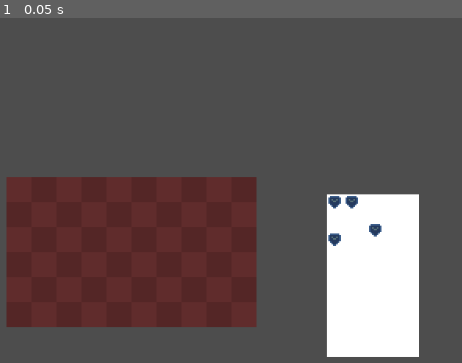
Above: before the commit, frame 1.
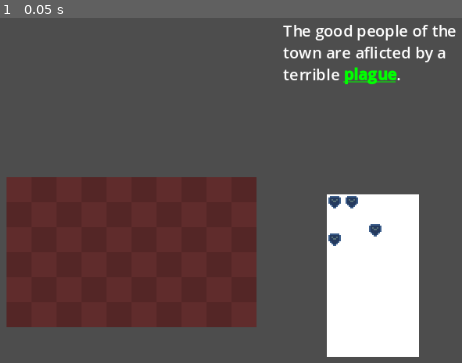
Above: after the commit, the same moment.

Repository: ObliteratedEntertainment/LudumDare54
Game: Godot game, scene res://main.tscn
The game is run twice, just before and just after one commit, with the same random seed, the same clock (stepped at 60 frames per second) and the same inputs.
Inputs:
- Up to frame 1 (0.05 s): no input

The runs differ from the first frame. In frame 1, 1.8% of the frame differs, in the area x 61-99%, y 2-20%.

Commit message:
3 add quest foundation (#4)
* Base quest definitions and simple example

* Add initial quest dialog screen

* Godot things

Diff:
--- /dev/null
+++ b/items/base/holy.tscn
@@ -0,0 +1,8 @@
+[gd_scene load_steps=2 format=3 uid="uid://da0itpwo2s5ah"]
+
+[ext_resource type="Script" path="res://items/base/item_stats.gd" id="1_f1ev3"]
+
+[node name="Holy" type="Node2D"]
+script = ExtResource("1_f1ev3")
+stat = 2
+amount = 10
--- a/items/base/item_stats.gd
+++ b/items/base/item_stats.gd
@@ -3,7 +3,8 @@
 
 enum Stat {
 	ATTACK,
-	DEFENSE
+	DEFENSE,
+	HOLY
 }
 
 @export var stat:Stat
--- a/items/cross.tscn
+++ b/items/cross.tscn
@@ -1,10 +1,12 @@
-[gd_scene load_steps=4 format=3 uid="uid://tqthhc2qhn71"]
+[gd_scene load_steps=5 format=3 uid="uid://tqthhc2qhn71"]
 
 [ext_resource type="PackedScene" uid="uid://bobnpytkcupti" path="res://items/base/item.tscn" id="1_5a3t7"]
 [ext_resource type="Texture2D" uid="uid://dxtxwt1021yrj" path="res://items/icons/shield_icon.png" id="2_1gwsn"]
 [ext_resource type="Texture2D" uid="uid://clb7a22np85a4" path="res://items/cross.png" id="3_2lq7n"]
+[ext_resource type="PackedScene" uid="uid://da0itpwo2s5ah" path="res://items/base/holy.tscn" id="4_rr0q5"]
 
-[node name="Item" instance=ExtResource("1_5a3t7")]
+[node name="Cross" instance=ExtResource("1_5a3t7")]
+lore = "A staff of a pious monk"
 cells = Array[Vector2i]([Vector2i(1, 0), Vector2i(1, 1), Vector2i(0, 1), Vector2i(2, 1), Vector2i(1, 2), Vector2i(1, 3)])
 item_center = Vector2i(1, 1)
 
@@ -14,3 +16,6 @@
 [node name="Sprite" parent="." index="1"]
 texture = ExtResource("3_2lq7n")
 offset = Vector2(0, 8)
+
+[node name="Holy" parent="Stats" index="0" instance=ExtResource("4_rr0q5")]
+amount = 30
--- a/main.tscn
+++ b/main.tscn
@@ -1,9 +1,10 @@
-[gd_scene load_steps=5 format=3 uid="uid://cqlvmmdix1v1d"]
+[gd_scene load_steps=6 format=3 uid="uid://cqlvmmdix1v1d"]
 
 [ext_resource type="PackedScene" uid="uid://br7aoq0w2kfm1" path="res://ui/inventory/inventory.tscn" id="1_c6u1d"]
 [ext_resource type="PackedScene" uid="uid://djtrj5g657g3j" path="res://ui/guild_inventory/guild_inventory.tscn" id="2_lbyju"]
 [ext_resource type="PackedScene" uid="uid://634q8wglwew8" path="res://ui/drag_item.tscn" id="3_7hncm"]
-[ext_resource type="PackedScene" uid="uid://tqthhc2qhn71" path="res://items/cross.tscn" id="3_stofg"]
+[ext_resource type="Script" path="res://ui/quest/LoreTextLabel.gd" id="5_154nt"]
+[ext_resource type="PackedScene" uid="uid://bob63c27f5ltm" path="res://quests/holy_quest.tscn" id="6_yl8le"]
 
 [node name="Main" type="Control"]
 layout_mode = 3
@@ -31,14 +32,32 @@
 offset_right = 22.0
 offset_bottom = 58.0
 
-[node name="InventoryIcon2" parent="DragAndDropContainer/GuildInventory" index="2"]
-packed_item = ExtResource("3_stofg")
+[node name="DragItem" parent="DragAndDropContainer" instance=ExtResource("3_7hncm")]
 
-[node name="DragItem" parent="DragAndDropContainer" instance=ExtResource("3_7hncm")]
+[node name="QuestContainer" type="Control" parent="."]
+anchors_preset = 0
+offset_left = -6.0
+offset_top = -54.0
+offset_right = 72.0
+offset_bottom = 35.0
+
+[node name="HolyQuest" parent="QuestContainer" instance=ExtResource("6_yl8le")]
+
+[node name="LoreTextLabel" type="RichTextLabel" parent="QuestContainer" node_paths=PackedStringArray("quest")]
+layout_mode = 0
+offset_right = 127.0
+offset_bottom = 87.0
+theme_override_font_sizes/normal_font_size = 10
+theme_override_font_sizes/bold_font_size = 10
+bbcode_enabled = true
+scroll_following = true
+script = ExtResource("5_154nt")
+quest = NodePath("../HolyQuest")
 
 [connection signal="ended_dragging" from="DragAndDropContainer/Inventory" to="DragAndDropContainer/DragItem" method="hide_dragging"]
 [connection signal="started_dragging" from="DragAndDropContainer/Inventory" to="DragAndDropContainer/DragItem" method="show_dragging"]
 [connection signal="ended_dragging" from="DragAndDropContainer/GuildInventory" to="DragAndDropContainer/DragItem" method="hide_dragging"]
 [connection signal="started_dragging" from="DragAndDropContainer/GuildInventory" to="DragAndDropContainer/DragItem" method="show_dragging"]
+[connection signal="meta_clicked" from="QuestContainer/LoreTextLabel" to="QuestContainer/LoreTextLabel" method="_on_meta_clicked"]
 
 [editable path="DragAndDropContainer/GuildInventory"]
--- /dev/null
+++ b/quests/base/lore.gd
@@ -0,0 +1,9 @@
+extends Node2D
+class_name Lore
+
+@export var text:String
+
+# This is just a hint on how to get the next stage of lore (if any from this node)
+func get_sub_lore() -> Array:
+	# The name of each child node should be highlighted key words to click for the next bit of lore
+	return get_children()
--- /dev/null
+++ b/quests/base/quest.gd
@@ -0,0 +1,15 @@
+extends Node2D
+class_name Quest
+
+@onready var icon = $Icon
+@onready var requirements = $StatRequiements
+@onready var lore = $Lore
+@onready var rewards = $Rewards
+
+@export var region:Region.RegionType
+
+func get_requirements() -> Array:
+	return requirements.get_children()
+
+func get_rewards() -> Array:
+	return rewards.get_children()
--- /dev/null
+++ b/quests/base/quest.tscn
@@ -0,0 +1,16 @@
+[gd_scene load_steps=3 format=3 uid="uid://ybgfquxsc5de"]
+
+[ext_resource type="Script" path="res://quests/base/quest.gd" id="1_hpfed"]
+[ext_resource type="Script" path="res://quests/base/lore.gd" id="2_xmsws"]
+
+[node name="Quest" type="Node2D"]
+script = ExtResource("1_hpfed")
+
+[node name="Icon" type="Sprite2D" parent="."]
+
+[node name="StatRequiements" type="Node2D" parent="."]
+
+[node name="Lore" type="Node2D" parent="."]
+script = ExtResource("2_xmsws")
+
+[node name="Rewards" type="Node2D" parent="."]
--- /dev/null
+++ b/quests/base/region.gd
@@ -0,0 +1,9 @@
+extends Node
+class_name Region
+
+enum RegionType{
+	TOWN,
+	SWAMP
+}
+
+@export var type:RegionType
--- /dev/null
+++ b/quests/base/region.tscn
@@ -0,0 +1,8 @@
+[gd_scene load_steps=2 format=3 uid="uid://ccaiaumd08nbv"]
+
+[ext_resource type="Script" path="res://quests/base/region.gd" id="1_hx5io"]
+
+[node name="Region" type="Node2D"]
+script = ExtResource("1_hx5io")
+
+[node name="Lores" type="Node2D" parent="."]
--- /dev/null
+++ b/quests/holy_quest.tscn
@@ -0,0 +1,24 @@
+[gd_scene load_steps=5 format=3 uid="uid://bob63c27f5ltm"]
+
+[ext_resource type="PackedScene" uid="uid://ybgfquxsc5de" path="res://quests/base/quest.tscn" id="1_f7h36"]
+[ext_resource type="PackedScene" uid="uid://da0itpwo2s5ah" path="res://items/base/holy.tscn" id="2_vt8qv"]
+[ext_resource type="Script" path="res://quests/base/lore.gd" id="3_i4enc"]
+[ext_resource type="PackedScene" uid="uid://2pd4dff7sypl" path="res://items/sword.tscn" id="4_d8r6f"]
+
+[node name="HolyQuest" instance=ExtResource("1_f7h36")]
+
+[node name="Holy" parent="StatRequiements" index="0" instance=ExtResource("2_vt8qv")]
+amount = 30
+
+[node name="Lore" parent="." index="2"]
+text = "The good people of the town are aflicted by a terrible plague."
+
+[node name="plague" type="Node2D" parent="Lore" index="0"]
+script = ExtResource("3_i4enc")
+text = "Yes, and it's brought about due to a lack of faith.  I must bring faith back to these poor people."
+
+[node name="faith" type="Node2D" parent="Lore/plague" index="0"]
+script = ExtResource("3_i4enc")
+text = "If only there was some symbol of my holy order I could use to inspire people."
+
+[node name="Sword" parent="Rewards" index="0" instance=ExtResource("4_d8r6f")]
--- /dev/null
+++ b/ui/quest/LoreTextLabel.gd
@@ -0,0 +1,31 @@
+extends RichTextLabel
+
+const lore_pattern = "lore"
+const meta_template = "[b][color=green][url]lore[/url][/color][/b]"
+const stat_pattern = "stat"
+const stat_template = "[b][color=orange]stat[/color][/b]"
+
+@export var quest:Quest
+var lores:Array[Lore]
+
+# Called when the node enters the scene tree for the first time.
+func _ready():
+	lores.append(quest.lore)
+	add_lore_text(quest.lore)
+
+func add_lore_text(lore:Lore):
+	var richtext = lore.text
+	for s in ItemStats.Stat:
+			richtext = richtext.replacen(s, stat_template.replace(stat_pattern, s))
+	for sub in lore.get_children():
+		richtext = richtext.replace(sub.name, meta_template.replace(lore_pattern, sub.name))
+		lores.append(sub)
+	append_text(richtext)
+
+func _on_meta_clicked(meta):
+	for l in lores:
+		var n = l.name
+		if l.name == meta:
+			append_text("\n")
+			add_lore_text(l)
+			break
